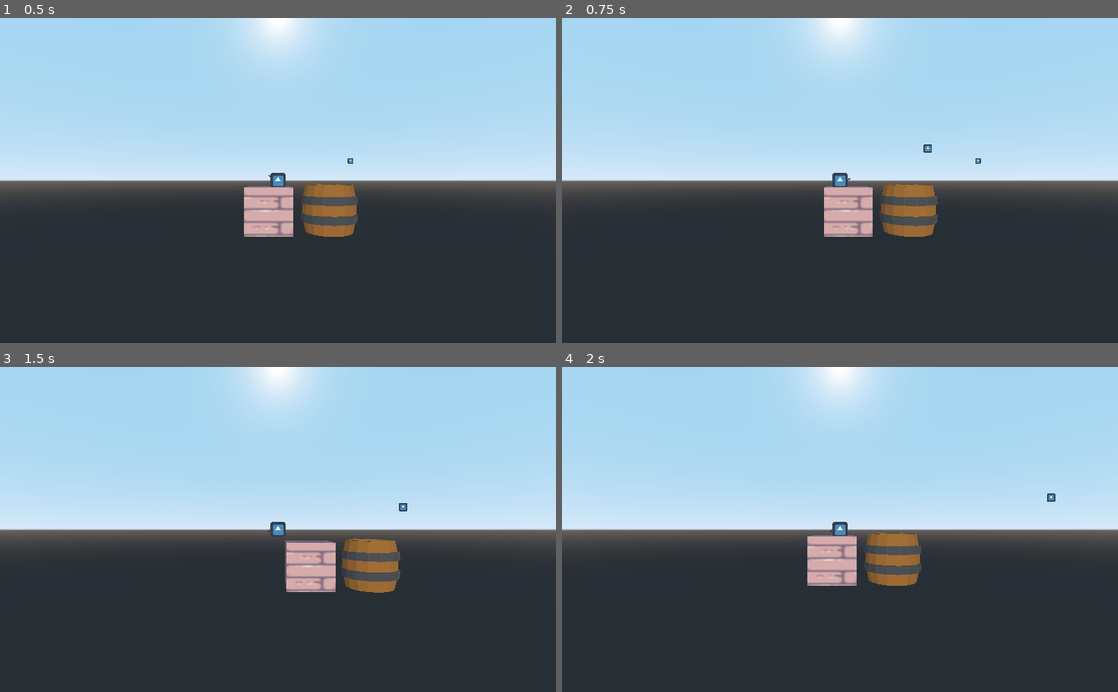
Above: before the commit, frames 1-4 (two rows, left to right).
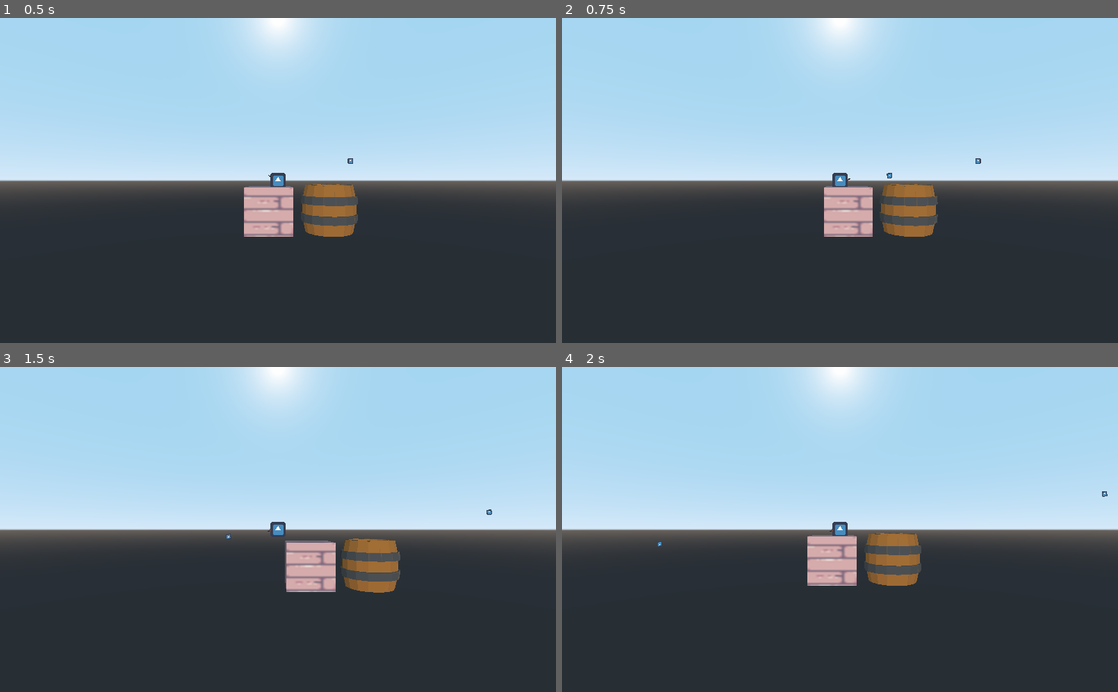
Above: after the commit, the same moments.

Repository: malva28/gun_dash_game
Game: Godot game, scene res://scenes/main.tscn
The game is run twice, just before and just after one commit, with the same random seed, the same clock (stepped at 60 frames per second) and the same inputs. The engine's default icon, where the game draws it, is replaced by a stand-in: a white triangle on a blue panel in a dark square.
Inputs (mouse positions are in pixels of both pictures, inside the frame that each line leads up to):
- Up to frame 1 (0.5 s): no input
- Up to frame 2 (0.75 s): move the mouse to (962, 164) at 0.52 s; hold D (move_right) from 0.53 s (still down); click (962, 164) at 0.6 s
- Up to frame 3 (1.5 s): tap Space (jump) at 0.77 s; move the mouse to (166, 545) at 1.27 s; release D (move_right) at 1.28 s; hold A (move_left) from 1.28 s (still down); click (166, 545) at 1.35 s
- Up to frame 4 (2 s): keep holding A (move_left); tap Space (jump) at 1.52 s

Frame 1 is identical in both runs. In frame 2, less than 0.1% of the frame differs, in the area x 58-67%, y 38-50%; in frame 3, less than 0.1%, in the area x 40-89%, y 41-53%; in frame 4, less than 0.1%.

Commit message:
gun fixed

Diff:
--- a/scenes/main_chara.gd
+++ b/scenes/main_chara.gd
@@ -75,5 +75,5 @@
 	var bullet = Bullet.instance()
 	get_parent().add_child(bullet)
 	print(bullet_spawn.transform)
-	bullet.global_transform.origin = bullet_spawn.transform.origin
+	bullet.global_transform = bullet_spawn.get_global_transform()
 	#bullet.velocity = get_viewport().get_mouse_position() - bullet.position
